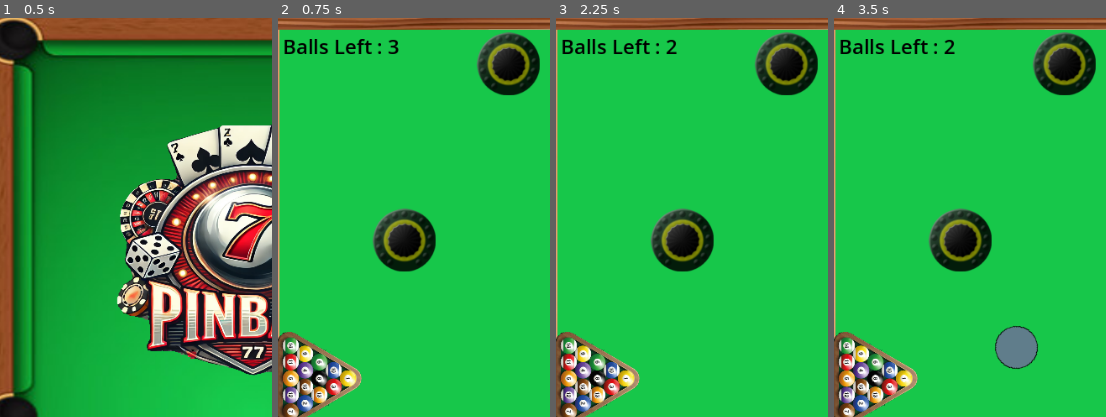
Above: before the commit, frames 1-4 (left to right).
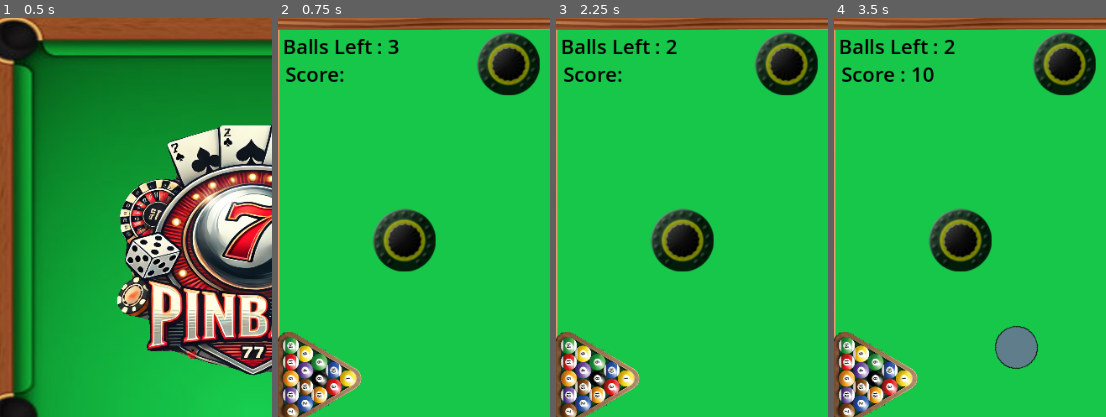
Above: after the commit, the same moments.

Repository: bsu-cs315/fp-team1-pinball
Game: Godot game, scene res://Title screen/title_screen.tscn
Two runs of this game, one before a commit and one after it. Both use one fixed random seed, a clock stepped at 60 frames per second and the inputs below. Sound files missing from this copy of the repository are replaced by a short silence.
Inputs:
- Up to frame 1 (0.5 s): no input
- Up to frame 2 (0.75 s): click "Play" at 0.5 s
- Up to frame 3 (2.25 s): tap Enter at 1.25 s; hold E (right_flipper) 1.28-2.03 s; hold Space (launch) 1.28-2.03 s; hold Q (left_flipper) from 2.03 s (still down); tap Space (launch) at 2.1 s
- Up to frame 4 (3.5 s): release Q (left_flipper) at 2.78 s; hold E (right_flipper) from 2.78 s (still down); hold Space (launch) from 2.78 s (still down)
The pictures show only the part of the screen within x 3-53%, y 0-50%; the shares and areas given below are measured in that part.

Frame 1 is identical in both runs. In frame 2, 0.4% of the frame differs, in the area x 2-25%, y 12-17%; in frame 3, 0.4%; in frame 4, 0.5%, in the area x 2-37%, y 12-17%.

Commit message:
Create score system

Diff:
--- a/project/bumper/bumper.gd
+++ b/project/bumper/bumper.gd
@@ -1,5 +1,6 @@
 extends RigidBody2D
 
+signal updateScore
 
 func _on_bumper_sprite_animation_looped() -> void:
 	$BumperSprite.play("default")
@@ -8,6 +9,7 @@
 func _on_body_entered(_body: Node) -> void:
 	$BumperSprite.play("bumper_flash")
 	play_audio()
+	updateScore.emit()
 
 
 func play_audio() -> void:
--- a/project/world/world.gd
+++ b/project/world/world.gd
@@ -1,4 +1,6 @@
 extends Node2D
+
+var _score : int = 0
 
 func _ready() -> void:
 	$MusicLoopOne.play()
@@ -36,3 +38,22 @@
 func _on_music_loop_two_finished() -> void:
 	$MusicLoopThree.play()
 	$MusicLoopTwo.stop()
+
+
+func _on_score_bumper_left_update_score() -> void:
+	_score += 10
+	_update_score_label()
+
+
+func _on_score_bumper_right_update_score() -> void:
+	_score += 10
+	_update_score_label()
+
+
+func _on_score_bumper_top_update_score() -> void:
+	_score += 10
+	_update_score_label()
+
+
+func _update_score_label() -> void:
+	$ScoreLabel.text = "Score : %.d" % _score
--- a/project/world/world.tscn
+++ b/project/world/world.tscn
@@ -52,6 +52,10 @@
 font_size = 64
 font_color = Color(0, 0, 0, 1)
 
+[sub_resource type="LabelSettings" id="LabelSettings_am0ye"]
+font_size = 24
+font_color = Color(0, 0, 0, 1)
+
 [node name="World" type="Node2D"]
 script = ExtResource("1_gtqkf")
 
@@ -248,6 +252,17 @@
 [node name="DeathSFX" type="AudioStreamPlayer2D" parent="."]
 stream = ExtResource("12_wm34f")
 
+[node name="ScoreLabel" type="Label" parent="."]
+offset_left = 29.0
+offset_top = 50.0
+offset_right = 148.0
+offset_bottom = 78.0
+text = "Score:"
+label_settings = SubResource("LabelSettings_am0ye")
+
+[connection signal="updateScore" from="Bumpers/ScoreBumperLeft" to="." method="_on_score_bumper_left_update_score"]
+[connection signal="updateScore" from="Bumpers/ScoreBumperRight" to="." method="_on_score_bumper_right_update_score"]
+[connection signal="updateScore" from="Bumpers/ScoreBumperTop" to="." method="_on_score_bumper_top_update_score"]
 [connection signal="body_entered" from="BallKillZone" to="." method="_on_ball_kill_zone_body_entered"]
 [connection signal="finished" from="MusicLoopOne" to="." method="_on_music_loop_one_finished"]
 [connection signal="finished" from="MusicLoopTwo" to="." method="_on_music_loop_two_finished"]
Not shown: 1 places in project/world/world.tscn that only renumber resources
